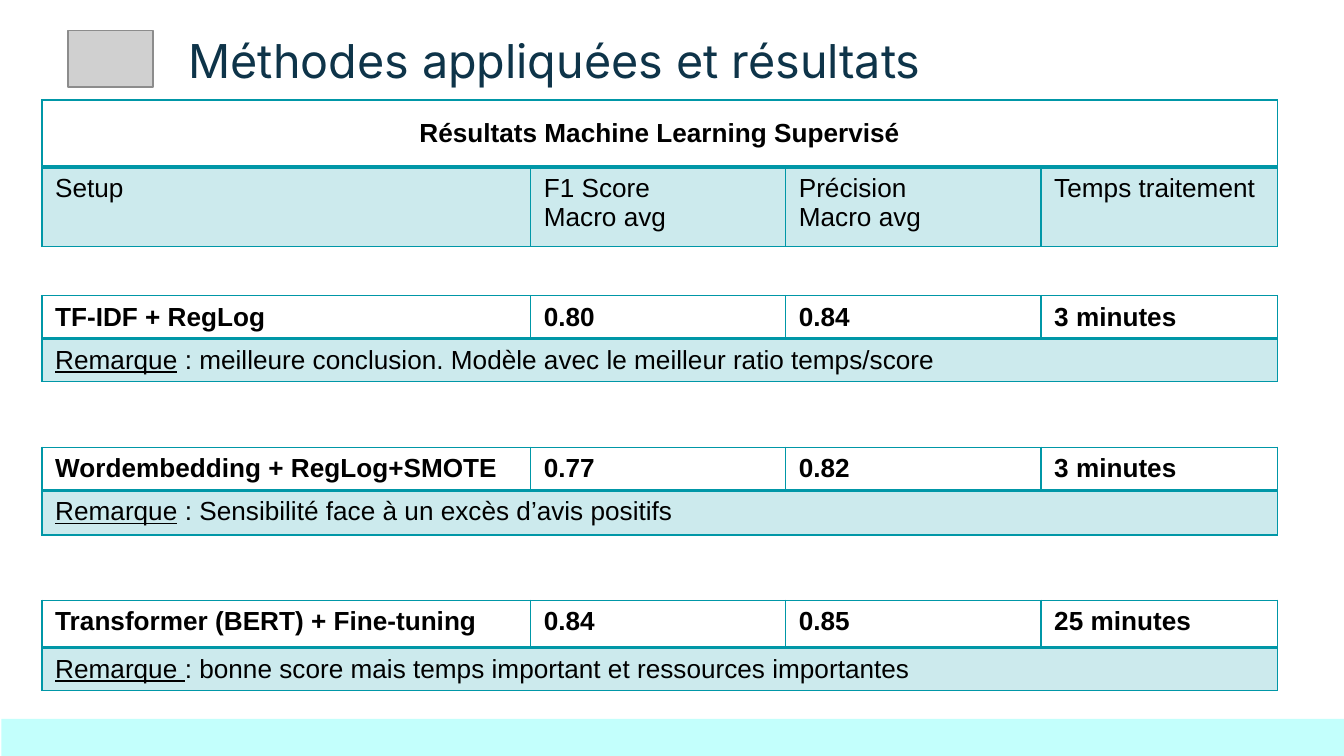
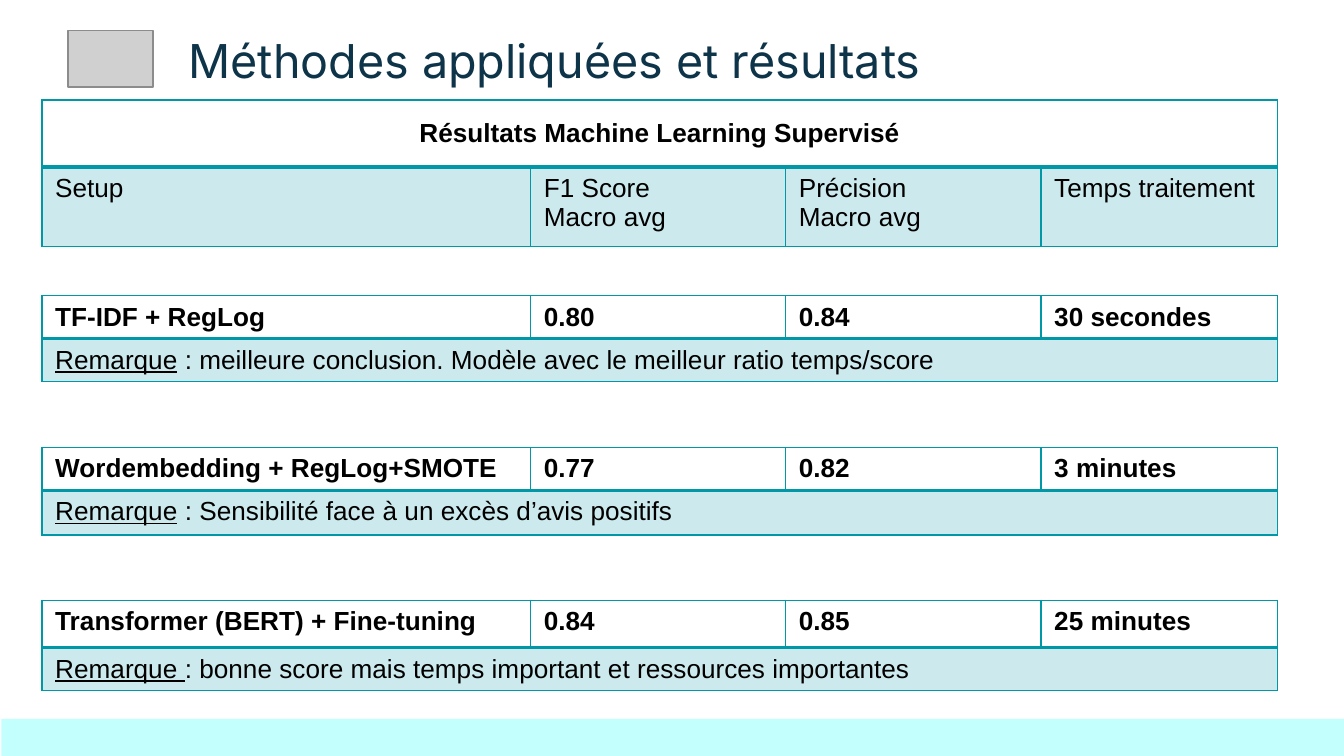
Before and after one commit to MelomanCat/Final-Project-Fullstack, a slide deck: slide 9 of PPT FINAL PROJECT DEMODAY DSFSOD10.pptx. Drawn at 1344x756 pixels with LibreOffice and Linux fonts; fonts in the diff are those of the drawing; grey boxes stand for pictures. Boxes give left, top, right and bottom in pixels: in the first picture for what was removed or moved away, otherwise in the second. Text is boxed around its words. In the diff, an @@ line names an element or a change of style, - is before the commit and + after.

```diff
--- a/PPT FINAL PROJECT DEMODAY DSFSOD10.pptx
+++ b/PPT FINAL PROJECT DEMODAY DSFSOD10.pptx
@@ table at [42, 296, 1278, 386] @@
-row 1, column 4: 3 minutes
+row 1, column 4: 30 secondes
```
Also in this commit, not shown: 6 other slides changed, 1 slide added.
